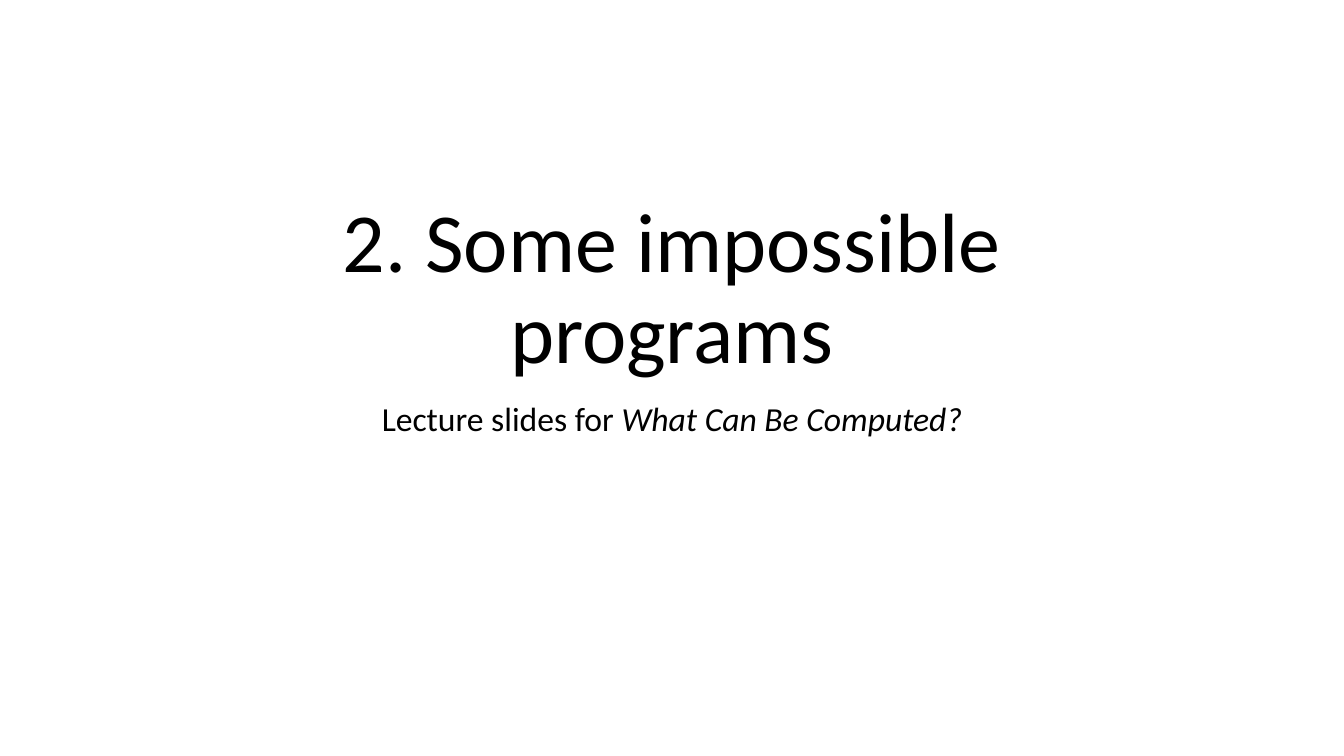
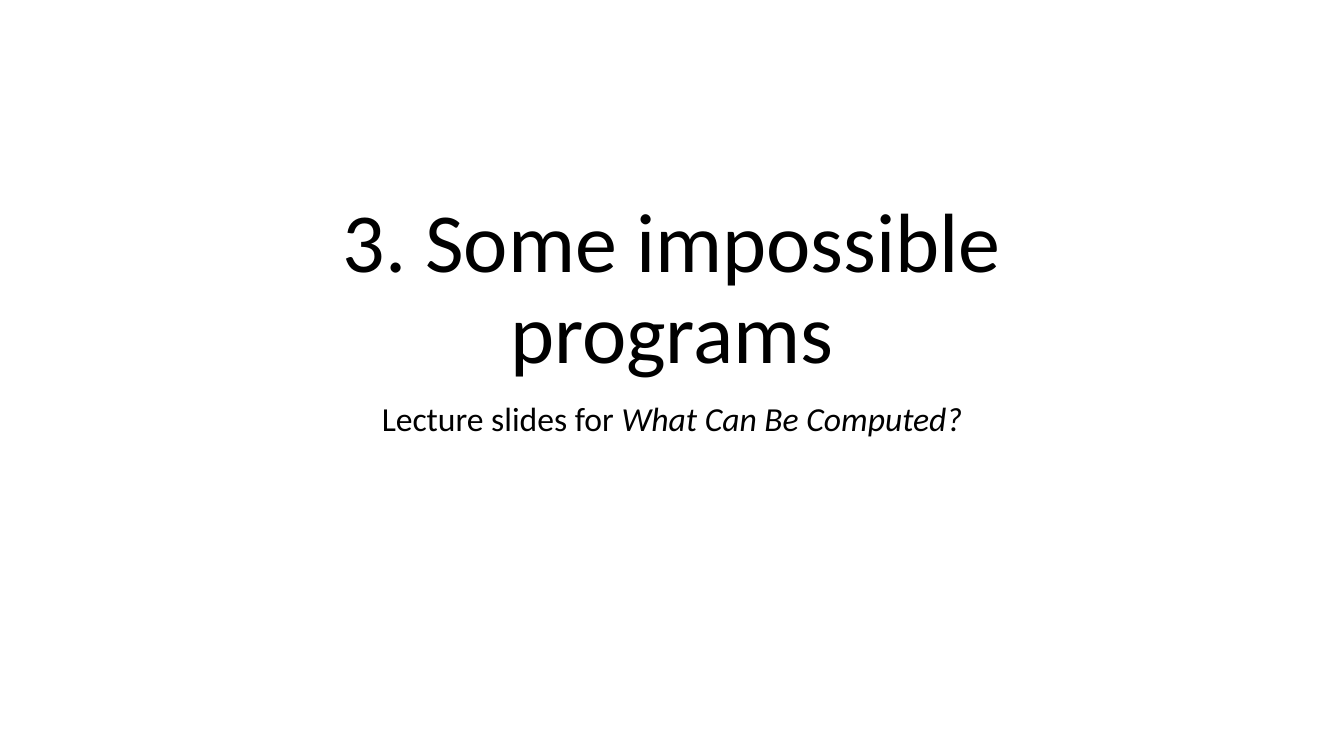
Before and after one commit to dickinson-comp314-sp2023/web, a slide deck: slide 1 of resources/class03/03-impossible-programs.pptx. Drawn at 1344x756 pixels with LibreOffice and Linux fonts; fonts in the diff are those of the drawing. Boxes give left, top, right and bottom in pixels: in the first picture for what was removed or moved away, otherwise in the second. Text is boxed around its words. In the diff, an @@ line names an element or a change of style, - is before the commit and + after.

Commit message:
minor update

```diff
--- a/resources/class03/03-impossible-programs.pptx
+++ b/resources/class03/03-impossible-programs.pptx
@@ title at (343, 213, 1001, 378): text changed @@
-2. Some impossible programs
+3. Some impossible programs
```
